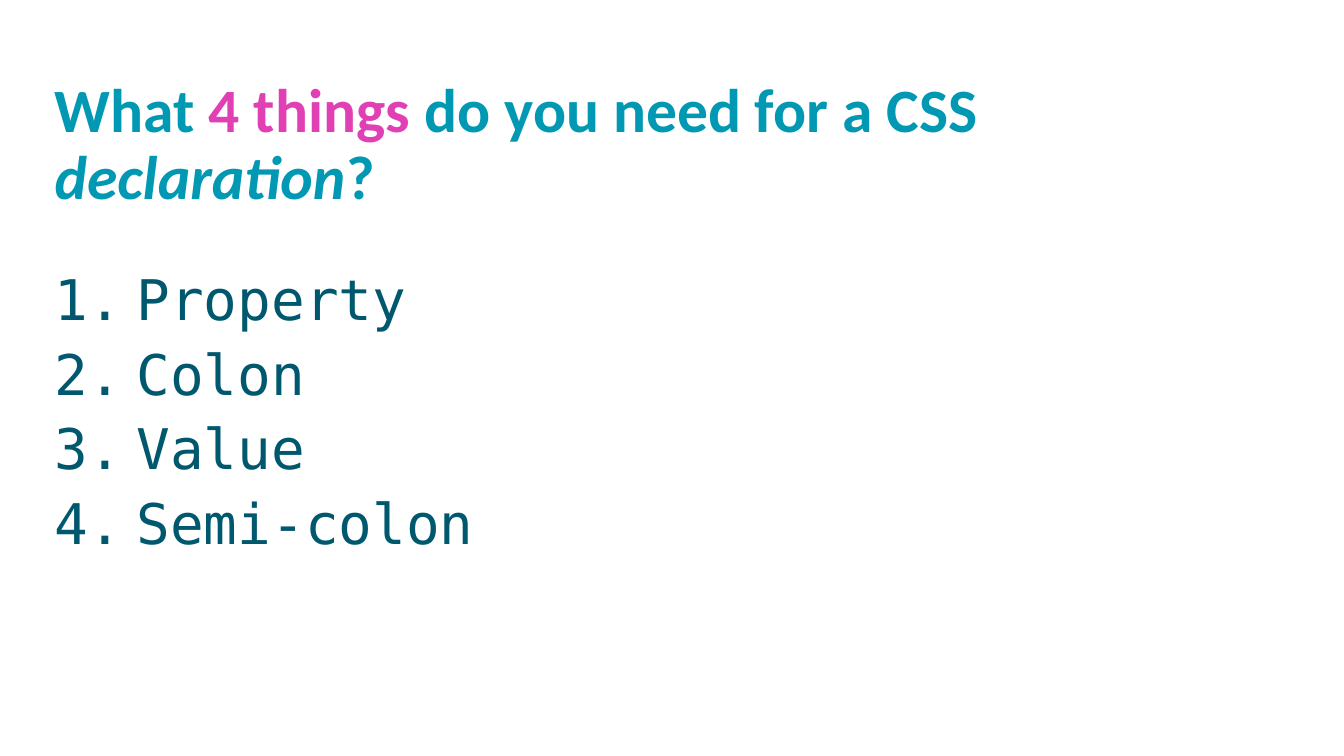
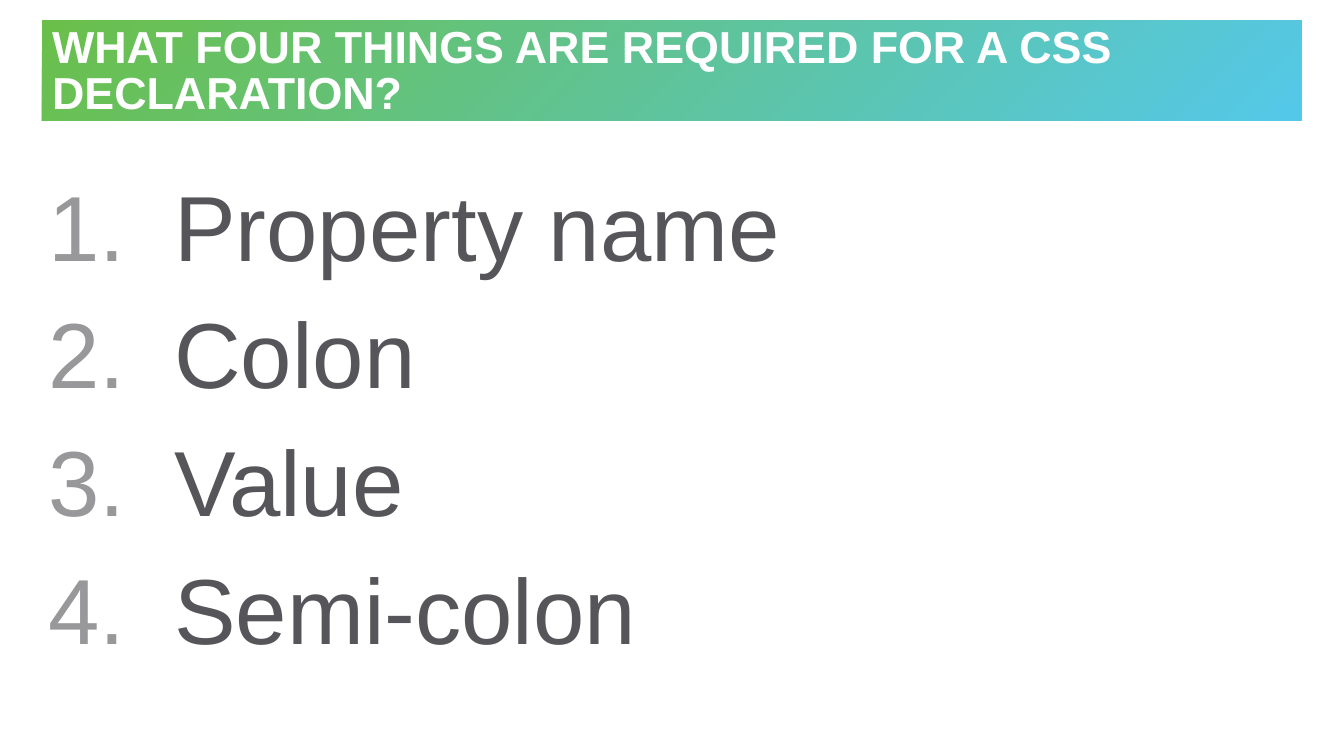
Before and after one commit to hytechclub/web-101, a slide deck: slide 10 of Week06/HtmlCssReviewActivity.pptx. Drawn at 1344x756 pixels with LibreOffice and Linux fonts; fonts in the diff are those of the drawing; background and template pictures are left out. Boxes give left, top, right and bottom in pixels: in the first picture for what was removed or moved away, otherwise in the second. Text is boxed around its words. In the diff, an @@ line names an element or a change of style, - is before the commit and + after.

```diff
--- a/Week06/HtmlCssReviewActivity.pptx
+++ b/Week06/HtmlCssReviewActivity.pptx
@@ title added at (42,20,1303,121), fill gradient #6ABF4B to #54C8E8, 32 pt, text #FFFFFF, bold @@
+WHAT FOUR THINGS ARE REQUIRED FOR A CSS DECLARATION?
@@ text removed at (55,88,978,200) @@
-What 4 things do you need for a CSS declaration?
@@ text "Property name": place and size @@
-text "Property name" at (137,279,474,545)
+text "Property name" at (174,197,780,645)
@@ text "Property name" at (174,197,780,645): vertical alignment top to middle @@
@@ text at (174,197,780,278): text changed; size 40 to 66 pt; font DejaVu Sans Mono to Arial; text colour #00586E to #56565A @@
-1. Property
+1. Property name
@@ text at (174,321,636,645): size 40 to 66 pt, font DejaVu Sans Mono to Arial, text colour #00586E to #56565A in "Colon", "Value", "Semi-colon"; indent changed; line spacing 0.9 to 1; more space between paragraphs @@
```
Also in this commit, not shown: 11 other slides changed, 2 slides added, 2 slides removed, 2 other files.
